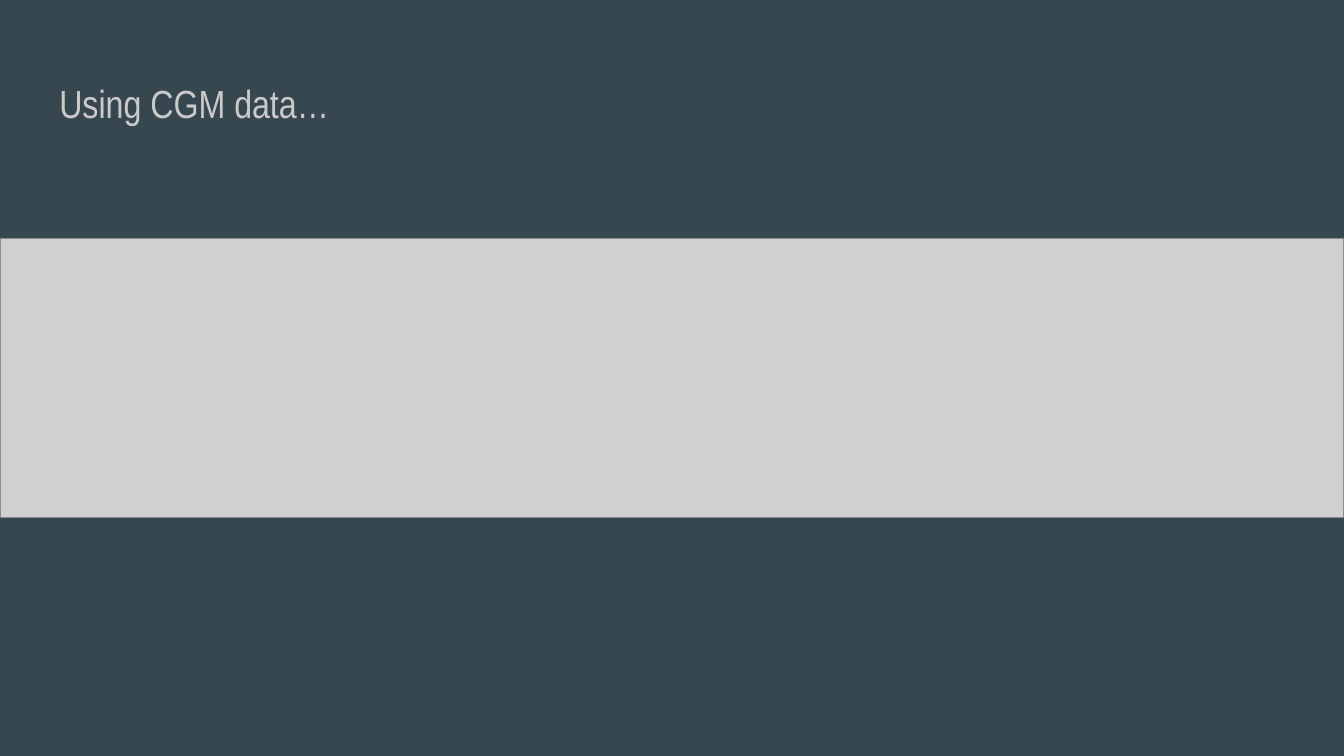
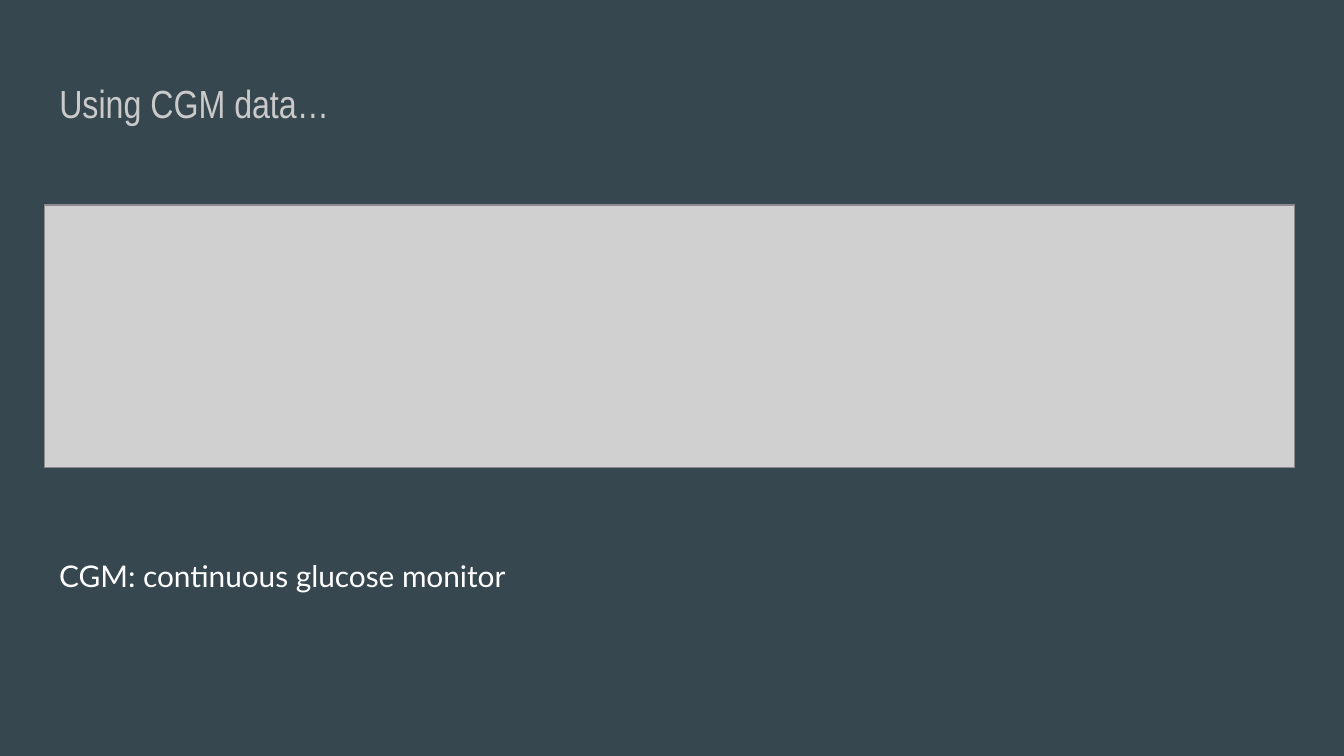
Before and after one commit to inaug22/capstone3, a slide deck: slide 7 of Capstone3Presentation.pptx (slide 6 before the commit). Drawn at 1344x756 pixels with LibreOffice and Linux fonts; fonts in the diff are those of the drawing; grey boxes stand for pictures. Boxes give left, top, right and bottom in pixels: in the first picture for what was removed or moved away, otherwise in the second. Text is boxed around its words. In the diff, an @@ line names an element or a change of style, - is before the commit and + after.

```diff
--- a/Capstone3Presentation.pptx
+++ b/Capstone3Presentation.pptx
@@ picture: place and size @@
-picture at [0, 238, 1344, 517]
+picture at [44, 204, 1294, 466]
@@ text added at [59, 565, 505, 593], 16 pt, text #FFFFFF @@
+CGM: continuous glucose monitor
```
Also in this commit, not shown: 8 other slides changed, 2 slides added, 1 slide removed.
